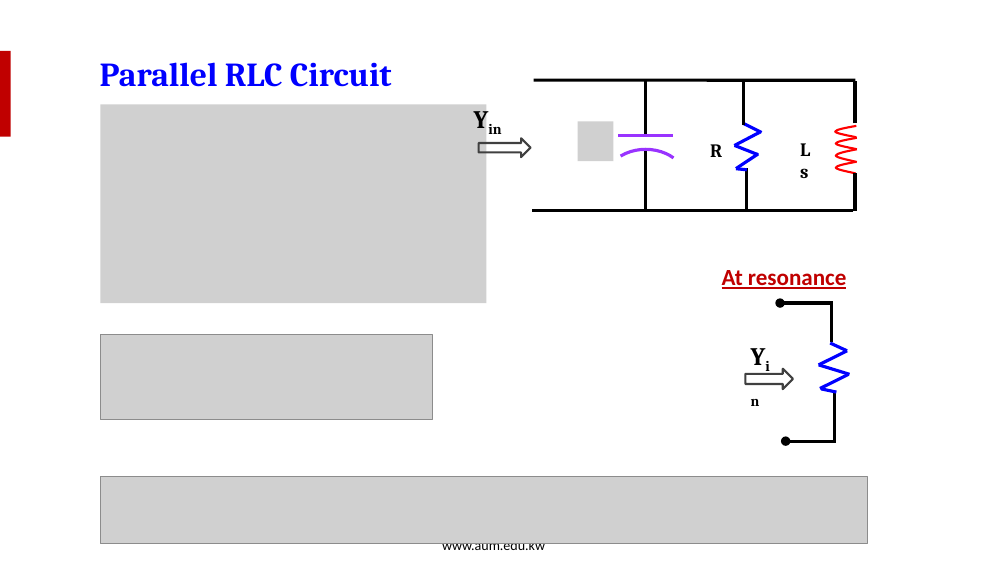
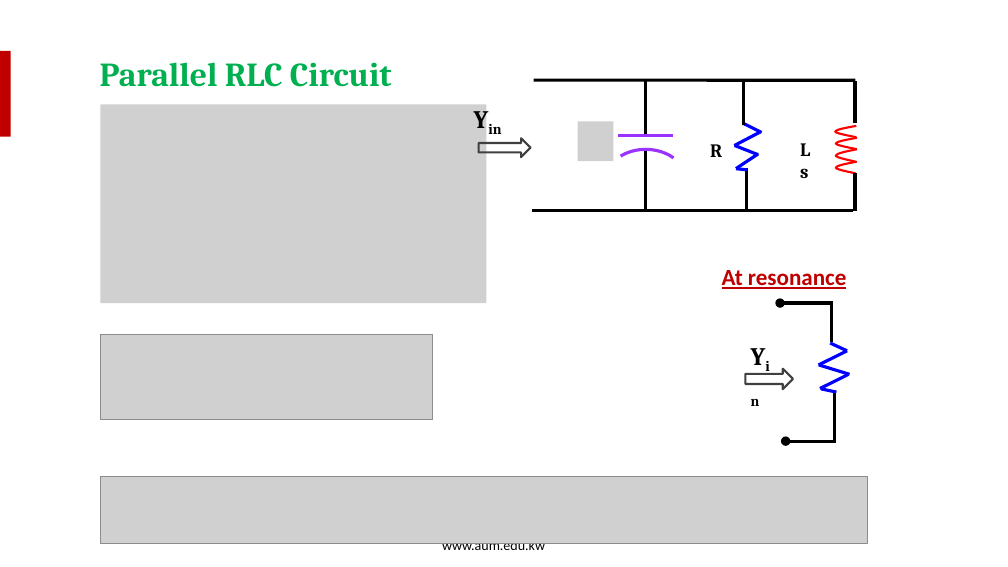
Before and after one commit to salmanrazzaq1993/AUM-WORK, a slide deck: slide 6 of PP WORK/Instructor Version/Week 12/Week 12-Lecture 1 - Resonance.pptx (slide 5 before the commit). Drawn at 1008x567 pixels with LibreOffice and Linux fonts; fonts in the diff are those of the drawing; grey boxes stand for pictures; background and template pictures are left out. Boxes give left, top, right and bottom in pixels: in the first picture for what was removed or moved away, otherwise in the second. Text is boxed around its words. In the diff, an @@ line names an element or a change of style, - is before the commit and + after.

```diff
--- a/PP WORK/Instructor Version/Week 12/Week 12-Lecture 1 - Resonance.pptx
+++ b/PP WORK/Instructor Version/Week 12/Week 12-Lecture 1 - Resonance.pptx
@@ text "Parallel RLC Circuit" at [100,62,392,87]: text colour #0000FF to #00B050 @@
```
Also in this commit, not shown: 8 other slides changed, 6 slides added.
